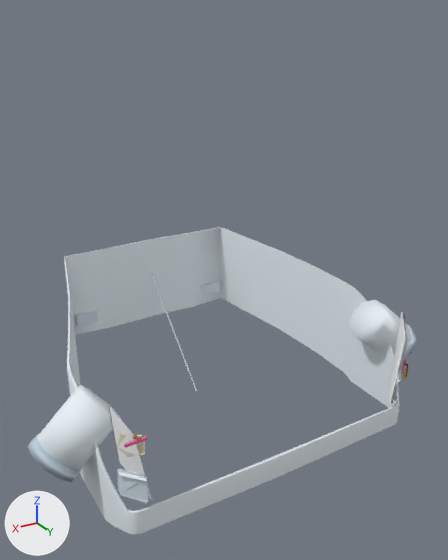
Renders of the glTF model ConditioningControlPanel/Resources/web/glassroad/art/models/emi-outfit-labcoat.glb from each side of a commit.
One viewpoint serves both versions: a 50 mm lens placed at (0.457, 0.806, 1.113), pointed at (-0.01, 0.028, 0.723). Every picture has the same lights, and +X, +Y and +Z are marked at lower left. The first picture is the older version. Vertices at exactly the same position are counted once.

Names of what the first picture shows: 'emi_outfit_labcoat'.
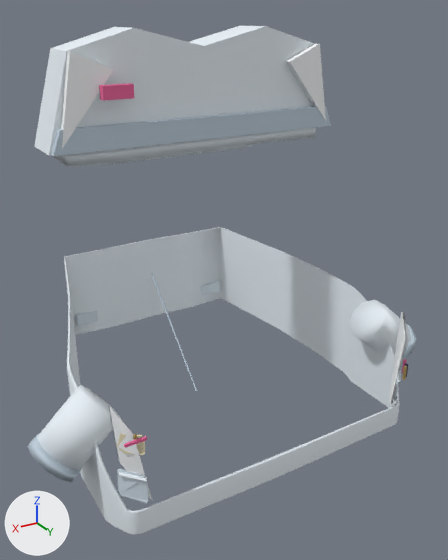
Commit message: art(glassroad): give every EMI outfit a distinct headpiece

Boxes (x1, y1, x2, y2) around the edits, measured in the pictures (448 x 560 px):
'emi_outfit_labcoat', reshaped (65% taller): before (27, 227, 416, 535); after (27, 25, 416, 535)
part 1 of me_emi_outfit_labcoat, added (purple): after (99, 83, 134, 100)
part 2 of me_emi_outfit_labcoat, added: after (53, 127, 316, 167)
part 3 of me_emi_outfit_labcoat, added: after (34, 25, 315, 156)
part 4 of me_emi_outfit_labcoat, added: after (51, 44, 331, 156)

The change in detail:
me_emi_outfit_labcoat is used by ob_emi_outfit_labcoat; location (0.0, 0.0, 0.0).
me_emi_outfit_labcoat had 582 vertices, 1080 faces and spanned x -0.338..0.338, y -0.244..0.227, z 0.473..0.713.
me_emi_outfit_labcoat now has 644 vertices, 1180 faces and spans x -0.338..0.338, y -0.244..0.227, z 0.473..1.095.
me_emi_outfit_labcoat part 1: a new loose piece, a box spanning x 0.12..0.163, y 0.003..0.015, z 1.009..1.027, in mat_emi_outfit_fabric.
me_emi_outfit_labcoat part 2: a new loose piece of 20 vertices spanning x -0.21..0.21, y -0.079..-0.011, z 0.903..0.946, in mat_emi_outfit_fabric.
me_emi_outfit_labcoat part 3: a new loose piece of 14 vertices spanning x -0.235..0.235, y -0.08..-0.01, z 0.941..1.095, in mat_emi_outfit_fabric.
Part 4, on me_emi_outfit_labcoat:
14 vertices are added at x -0.232..0.232, y -0.017..0.001, z 0.942..1.069.
6 new vertices lie (0.0, 0.01, 0.0) away from vertices in x -0.22..0.22, y -0.008, z 0.95..1.069.
28 new faces join them, mat_emi_outfit_fabric.
